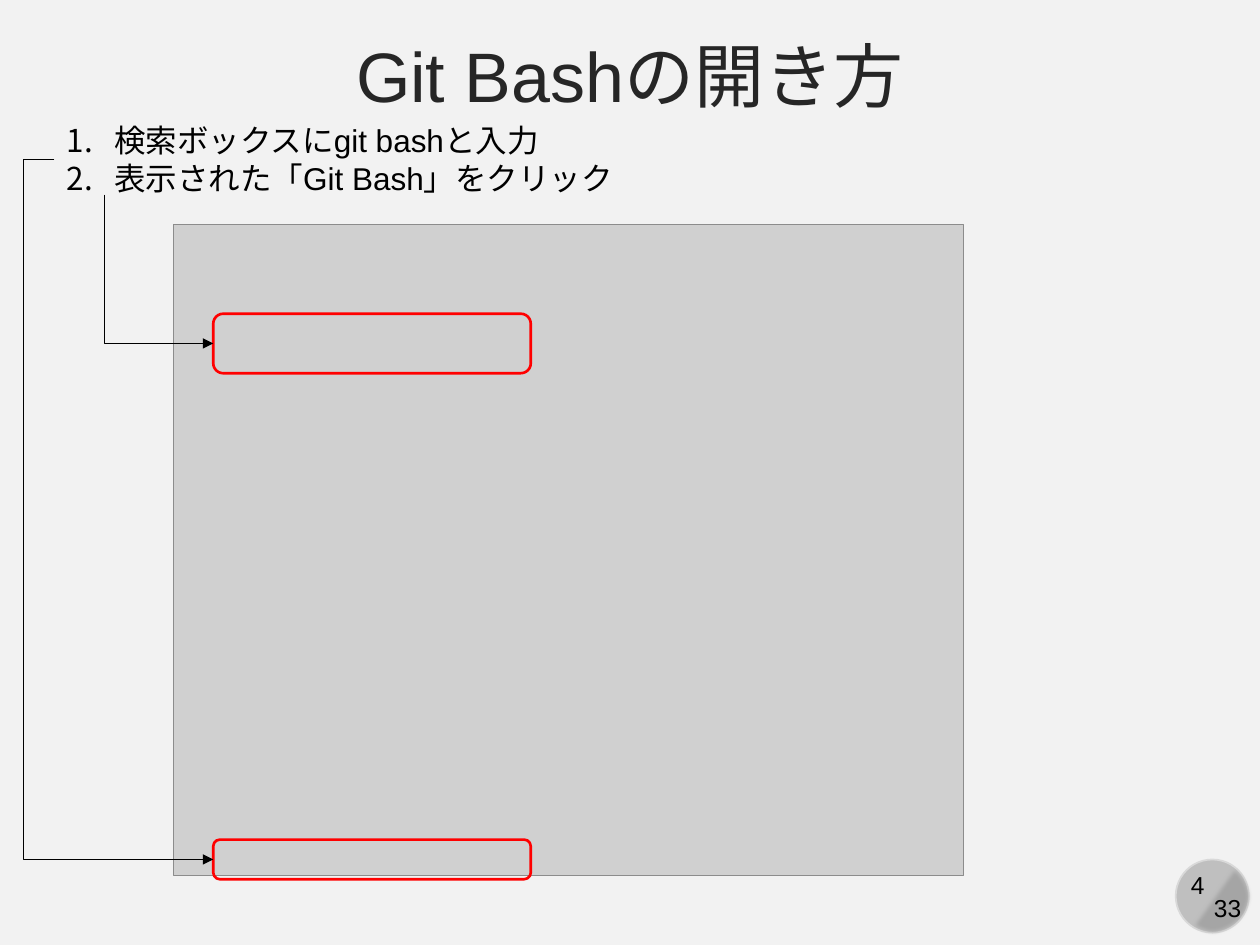
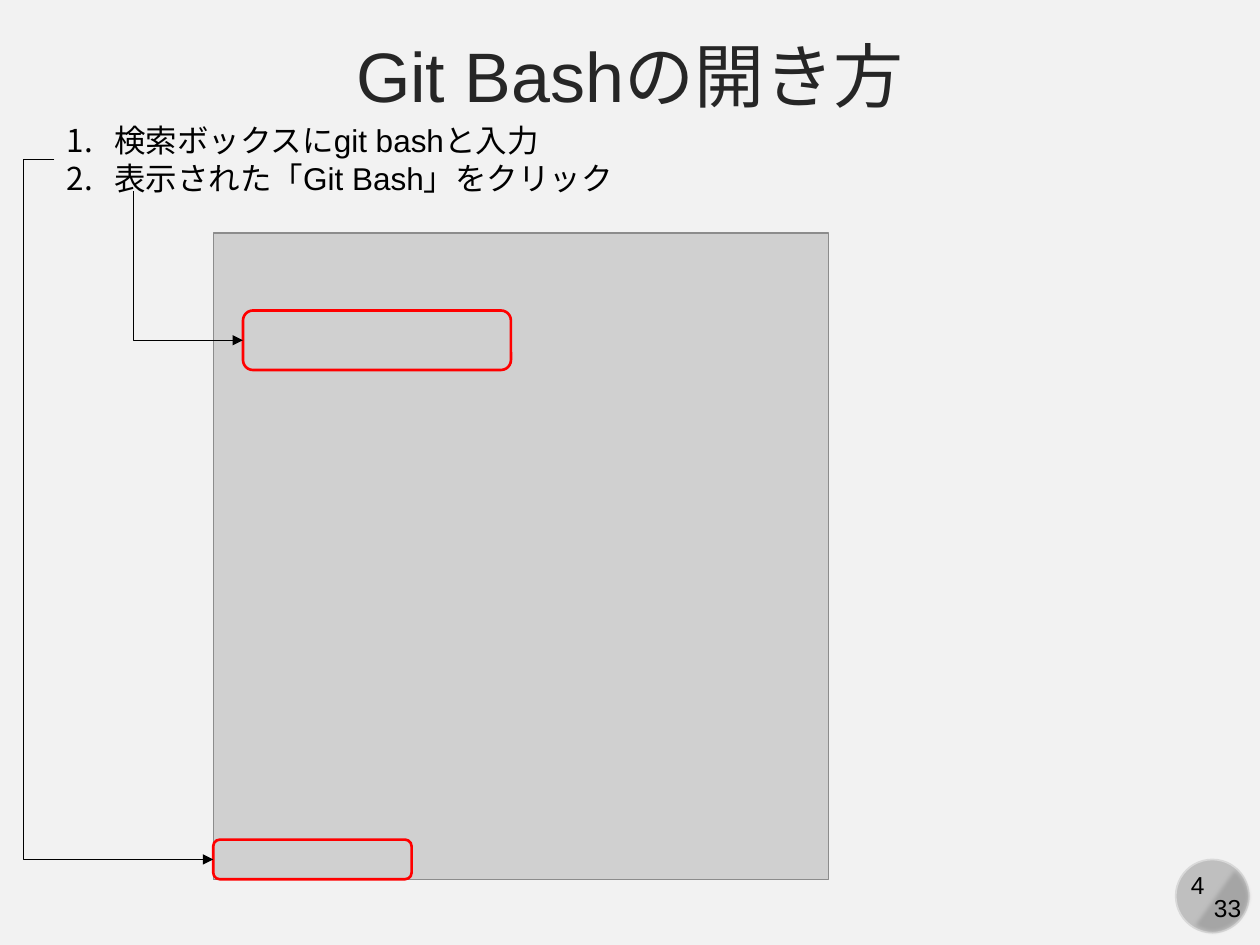
Before and after one commit to kaityo256/github, a slide deck: slide 4 of practice_basic/fig/slide.pptx. Drawn at 1260x945 pixels with LibreOffice and Linux fonts; fonts in the diff are those of the drawing; grey boxes stand for pictures. Boxes give left, top, right and bottom in pixels: in the first picture for what was removed or moved away, otherwise in the second. Text is boxed around its words. In the diff, an @@ line names an element or a change of style, - is before the commit and + after.

```diff
--- a/practice_basic/fig/slide.pptx
+++ b/practice_basic/fig/slide.pptx
@@ elbow arrow moved from (105, 195) - (213, 344) to (134, 192) - (243, 340) @@
@@ picture resized from (x1=174, y1=224, x2=964, y2=876) to (x1=213, y1=233, x2=828, y2=879) @@
@@ rounded rectangle resized from (x1=213, y1=314, x2=530, y2=373) to (x1=243, y1=310, x2=512, y2=369) @@
@@ rounded rectangle resized from (x1=213, y1=839, x2=530, y2=878) to (x1=213, y1=839, x2=411, y2=878) @@
```
Also in this commit, not shown: 3 other slides changed, 3 other files.
